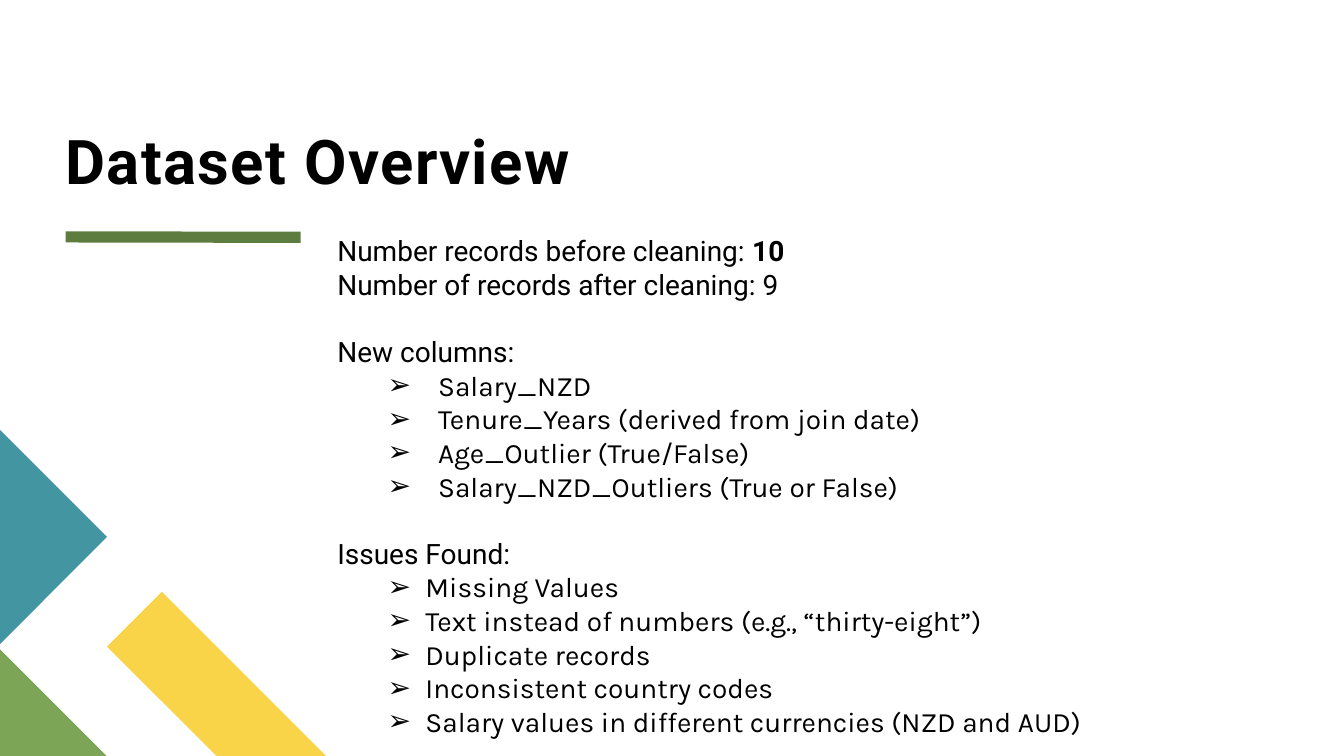
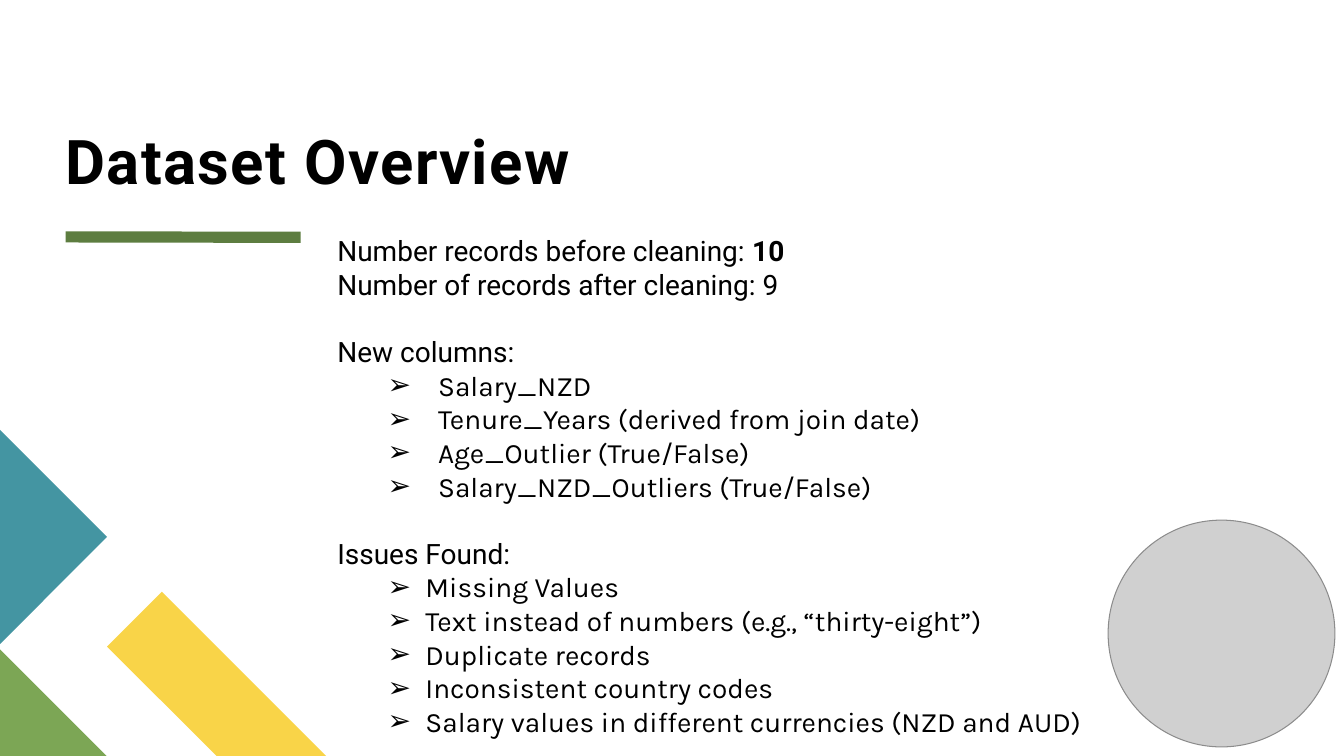
Before and after one commit to roxanneprajapati-ops/ms3803, a slide deck: slide 3 of Week3-A2/W2_A2_Presentation.pptx. Drawn at 1344x756 pixels with LibreOffice and Linux fonts; fonts in the diff are those of the drawing; grey boxes stand for pictures. Boxes give left, top, right and bottom in pixels: in the first picture for what was removed or moved away, otherwise in the second. Text is boxed around its words. In the diff, an @@ line names an element or a change of style, - is before the commit and + after.

```diff
--- a/Week3-A2/W2_A2_Presentation.pptx
+++ b/Week3-A2/W2_A2_Presentation.pptx
@@ text at (438, 476, 871, 504): text changed @@
-  ➢ Salary_NZD_Outliers (True or False)
+  ➢ Salary_NZD_Outliers (True/False)
@@ picture added at (1108, 520, 1335, 747) @@
```
Also in this commit, not shown: 7 other slides changed, 1 slide removed, 2 other files.
